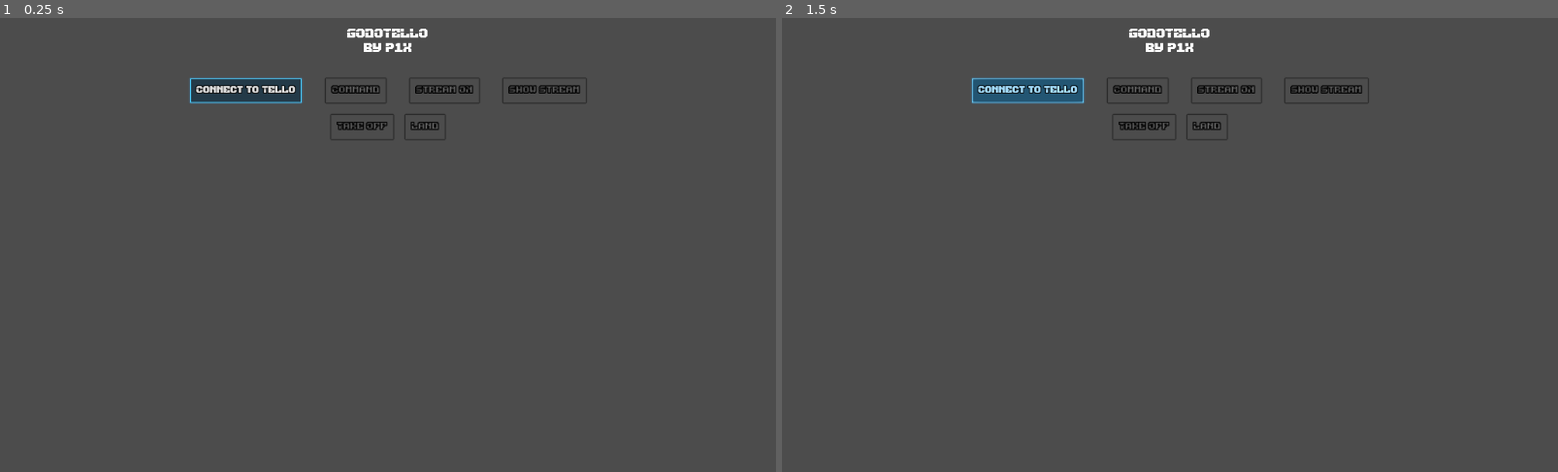
Above: before the commit, frames 1-2 (left to right).
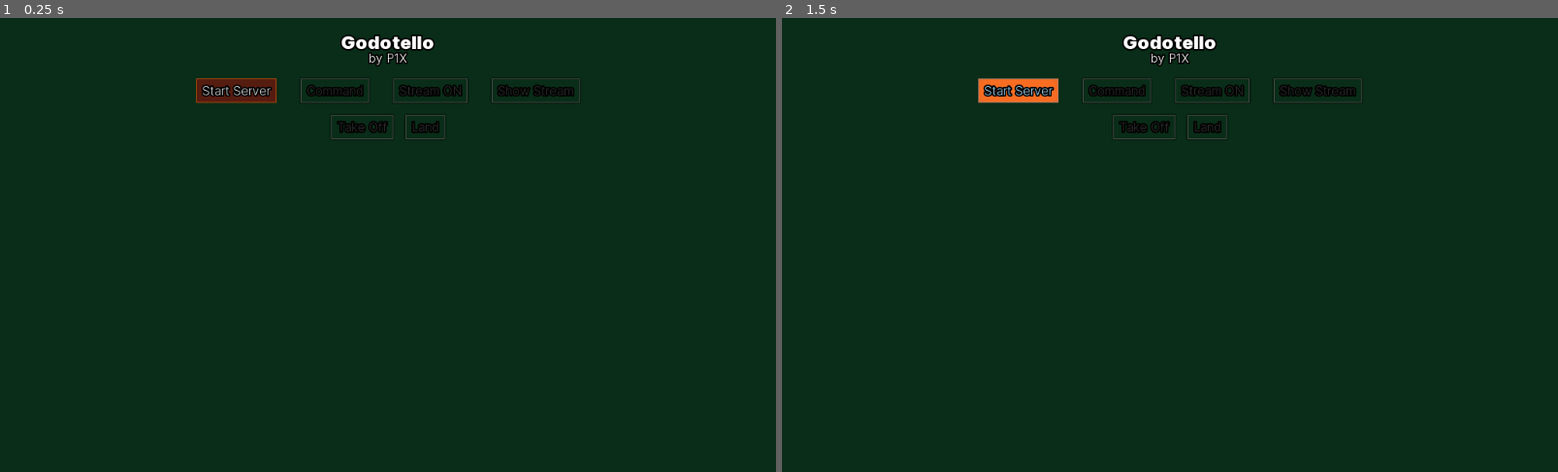
Above: after the commit, the same moments.

Repository: w84death/godotello
Game: Godot game, scene res://main.tscn
The game is run twice, just before and just after one commit, with the same random seed, the same clock (stepped at 60 frames per second) and the same inputs.
Inputs (mouse positions are in pixels of both pictures, inside the frame that each line leads up to):
- Up to frame 1 (0.25 s): no input
- Up to frame 2 (1.5 s): click (1030, 90) at 0.5 s, where only the run before the commit has a clickable "Connect to Tello"; click (1014, 90) at 1.25 s, where only the run after the commit has a clickable "Start Server"

The runs differ from the first frame. In frame 1, 100% of the frame differs, in the area x 0-100%, y 0-100%; in frame 2, 100%.

Commit message:
more fpv like theme

Diff:
--- a/gui/theme.tres
+++ b/gui/theme.tres
@@ -1,8 +1,8 @@
 [gd_resource type="Theme" load_steps=8 format=2]
 
-[ext_resource path="res://gui/Endamage.ttf" type="DynamicFontData" id=1]
+[ext_resource path="res://gui/Inter-Light-BETA.ttf" type="DynamicFontData" id=1]
 
-[sub_resource type="StyleBoxFlat" id=6]
+[sub_resource type="StyleBoxFlat" id=1]
 content_margin_left = 8.0
 content_margin_right = 8.0
 bg_color = Color( 0, 0, 0, 0.501961 )
@@ -15,40 +15,36 @@
 corner_detail = 1
 shadow_size = 2
 
-[sub_resource type="StyleBoxFlat" id=1]
-bg_color = Color( 0.0980392, 0.305882, 0.419608, 0.784314 )
+[sub_resource type="StyleBoxFlat" id=2]
+bg_color = Color( 0.972549, 0.427451, 0.133333, 1 )
 border_width_left = 1
 border_width_top = 1
 border_width_right = 1
 border_width_bottom = 1
-border_color = Color( 0.439216, 0.839216, 0.980392, 1 )
-shadow_color = Color( 0.278431, 0.564706, 0.752941, 0.6 )
-shadow_size = 2
+border_color = Color( 0.972549, 0.427451, 0.133333, 1 )
 
-[sub_resource type="StyleBoxFlat" id=2]
+[sub_resource type="StyleBoxFlat" id=3]
 content_margin_left = 8.0
 content_margin_right = 8.0
-bg_color = Color( 0, 0, 0, 0.501961 )
+bg_color = Color( 0.333333, 0.109804, 0.0627451, 1 )
 border_width_left = 1
 border_width_top = 1
 border_width_right = 1
 border_width_bottom = 1
-border_color = Color( 0.290196, 0.815686, 1, 1 )
+border_color = Color( 0.780392, 0.298039, 0.0352941, 1 )
 corner_detail = 1
-shadow_color = Color( 0.278431, 0.564706, 0.752941, 0.6 )
-shadow_size = 2
 
-[sub_resource type="StyleBoxFlat" id=3]
-bg_color = Color( 0.211765, 0.454902, 0.713726, 1 )
+[sub_resource type="StyleBoxFlat" id=4]
+bg_color = Color( 0.972549, 0.427451, 0.133333, 1 )
 border_width_left = 1
 border_width_top = 1
 border_width_right = 1
 border_width_bottom = 1
-border_color = Color( 0.643137, 0.905882, 1, 1 )
-shadow_color = Color( 0.278431, 0.564706, 0.752941, 0.6 )
+border_color = Color( 0.992157, 0.741176, 0.384314, 1 )
+shadow_color = Color( 0.972549, 0.427451, 0.133333, 1 )
 shadow_size = 2
 
-[sub_resource type="StyleBoxFlat" id=4]
+[sub_resource type="StyleBoxFlat" id=5]
 bg_color = Color( 1, 1, 1, 0.0470588 )
 border_width_left = 1
 border_width_top = 1
@@ -63,25 +59,24 @@
 shadow_size = 4
 anti_aliasing = false
 
-[sub_resource type="DynamicFont" id=5]
-size = 12
-outline_size = 1
+[sub_resource type="DynamicFont" id=6]
+outline_size = 2
 outline_color = Color( 0, 0, 0, 1 )
 font_data = ExtResource( 1 )
 
 [resource]
-default_font = SubResource( 5 )
+default_font = SubResource( 6 )
 Button/colors/font_color = Color( 0.878431, 0.878431, 0.878431, 1 )
 Button/colors/font_color_disabled = Color( 0.9, 0.9, 0.9, 0.2 )
 Button/colors/font_color_hover = Color( 0.65098, 0.878431, 1, 1 )
 Button/colors/font_color_pressed = Color( 0.231373, 1, 1, 1 )
 Button/constants/hseparation = 2
 Button/fonts/font = null
-Button/styles/disabled = SubResource( 6 )
+Button/styles/disabled = SubResource( 1 )
 Button/styles/focus = null
-Button/styles/hover = SubResource( 1 )
-Button/styles/normal = SubResource( 2 )
-Button/styles/pressed = SubResource( 3 )
-Panel/styles/panel = SubResource( 4 )
+Button/styles/hover = SubResource( 2 )
+Button/styles/normal = SubResource( 3 )
+Button/styles/pressed = SubResource( 4 )
+Panel/styles/panel = SubResource( 5 )
 Panel/styles/panelf = null
 Panel/styles/panelnc = null
--- a/main.tscn
+++ b/main.tscn
@@ -2,9 +2,14 @@
 
 [ext_resource path="res://gui/theme.tres" type="Theme" id=1]
 [ext_resource path="res://server.gd" type="Script" id=2]
-[ext_resource path="res://gui/Endamage.ttf" type="DynamicFontData" id=3]
+[ext_resource path="res://gui/Inter-Black.ttf" type="DynamicFontData" id=3]
 
 [sub_resource type="DynamicFont" id=1]
+size = 24
+outline_size = 2
+outline_color = Color( 0, 0, 0, 1 )
+extra_spacing_top = -6
+extra_spacing_bottom = -6
 font_data = ExtResource( 3 )
 
 [node name="Dashboard" type="Control"]
@@ -23,8 +28,15 @@
 margin_bottom = 64.0
 rect_min_size = Vector2( 0, 64 )
 custom_fonts/font = SubResource( 1 )
-text = "GODOTELLO
-by P1X"
+text = "Godotello"
+align = 1
+valign = 1
+
+[node name="txt_title2" type="Label" parent="main/txt_title"]
+margin_top = 43.0
+margin_right = 1024.0
+margin_bottom = 63.0
+text = "by P1X"
 align = 1
 valign = 1
 
@@ -36,29 +48,29 @@
 custom_constants/separation = 32
 alignment = 1
 
-[node name="btn_connect" type="Button" parent="main/system"]
-margin_left = 251.0
-margin_right = 398.0
-margin_bottom = 32.0
-text = "Connect to Tello"
+[node name="btn_start_server" type="Button" parent="main/system"]
+margin_left = 285.0
+margin_right = 391.0
+margin_bottom = 32.0
+text = "Start Server"
 
 [node name="btn_command" type="Button" parent="main/system"]
-margin_left = 430.0
-margin_right = 509.0
+margin_left = 423.0
+margin_right = 500.0
 margin_bottom = 32.0
 disabled = true
 text = "Command"
 
 [node name="btn_streamon" type="Button" parent="main/system"]
-margin_left = 541.0
-margin_right = 632.0
+margin_left = 532.0
+margin_right = 612.0
 margin_bottom = 32.0
 disabled = true
 text = "Stream ON"
 
 [node name="btn_show stream" type="Button" parent="main/system"]
-margin_left = 664.0
-margin_right = 773.0
+margin_left = 644.0
+margin_right = 738.0
 margin_bottom = 32.0
 disabled = true
 text = "Show Stream"
@@ -72,15 +84,15 @@
 alignment = 1
 
 [node name="btn_takeoff" type="Button" parent="main/auto"]
-margin_left = 437.0
-margin_right = 519.0
+margin_left = 449.0
+margin_right = 514.0
 margin_bottom = 32.0
 disabled = true
 text = "Take Off"
 
 [node name="btn_land" type="Button" parent="main/auto"]
-margin_left = 535.0
-margin_right = 587.0
+margin_left = 530.0
+margin_right = 575.0
 margin_bottom = 32.0
 disabled = true
 text = "Land"
@@ -202,7 +214,7 @@
 margin_bottom = 174.0
 rect_min_size = Vector2( 0, 48 )
 text = "Back"
-[connection signal="button_down" from="main/system/btn_connect" to="." method="_on_btn_connect_button_down"]
+[connection signal="button_down" from="main/system/btn_start_server" to="." method="_on_btn_start_server_button_down"]
 [connection signal="button_down" from="main/system/btn_command" to="." method="_on_btn_command_button_down"]
 [connection signal="button_down" from="main/system/btn_streamon" to="." method="_on_btn_streamon_button_down"]
 [connection signal="button_down" from="main/system/btn_show stream" to="." method="_on_btn_show_stream_button_down"]
--- a/project.godot
+++ b/project.godot
@@ -17,8 +17,12 @@
 
 config/name="Godotello - Tello FPV Cockpit"
 run/main_scene="res://main.tscn"
+boot_splash/image="res://gui/loading_p1x_final.png"
+boot_splash/bg_color=Color( 0, 0, 0, 1 )
 config/icon="res://icon.png"
 
 [rendering]
 
+quality/driver/driver_name="GLES2"
+environment/default_clear_color=Color( 0.0352941, 0.176471, 0.0941176, 1 )
 environment/default_environment="res://default_env.tres"
--- a/server.gd
+++ b/server.gd
@@ -3,7 +3,6 @@
 var TELLO_IP = "192.168.10.1"
 var TELLO_PORT = 8889
 var PORT_SERVER = 9000
-var IP_SERVER = "127.0.0.1"
 var socketUDP = PacketPeerUDP.new()
 var ffplay_pid = null;
 
@@ -27,9 +26,9 @@
 
 func start_server():
 	if (socketUDP.listen(PORT_SERVER) != OK):
-		log_event("Error listening on port: " + str(PORT_SERVER))
+		log_event("Cockpit: Error listening on port: " + str(PORT_SERVER))
 	else:
-		log_event("Listening on port: " + str(PORT_SERVER))
+		log_event("Cockpit: Listening on port: " + str(PORT_SERVER))
 		enable_buttons()
 
 func enable_buttons():
@@ -38,12 +37,13 @@
 	for btn in $main/auto.get_children():
 		btn.disabled = false
 	$main/controlls.show()
-	$main/system/btn_connect.disabled = true
+	$main/system/btn_start_server.disabled = true
 
 func _exit_tree():
 	socketUDP.close()
 
-func _on_btn_connect_button_down():
+
+func _on_btn_start_server_button_down():
 	start_server()
 
 func _on_btn_command_button_down():
Binary file removed: gui/Endamage.ttf
Binary file added: gui/Inter-Black.ttf
Binary file added: gui/Inter-Light-BETA.ttf
Binary file changed: screenshot.png
Not shown, added: screenshot.png.import
